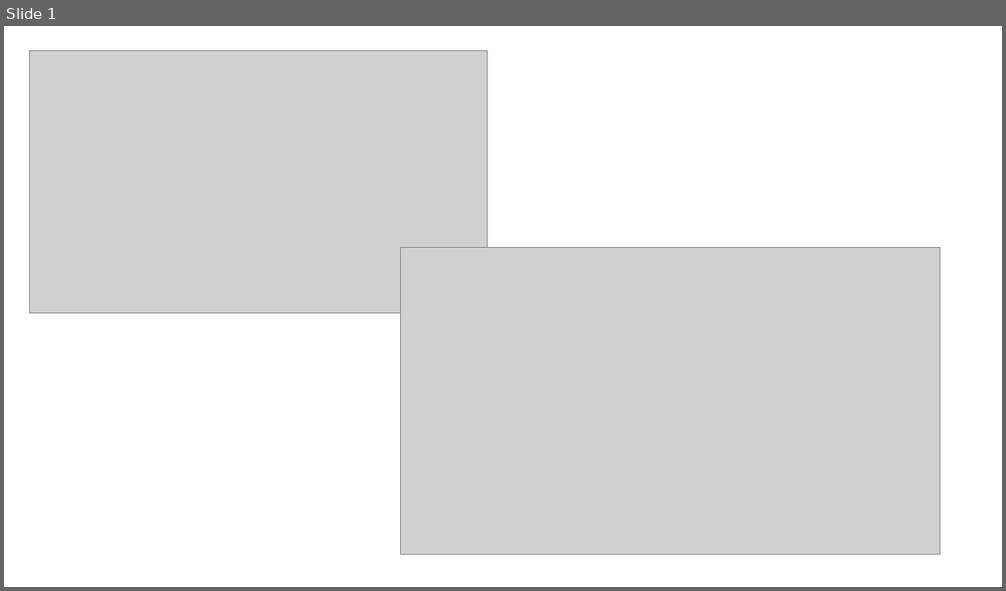
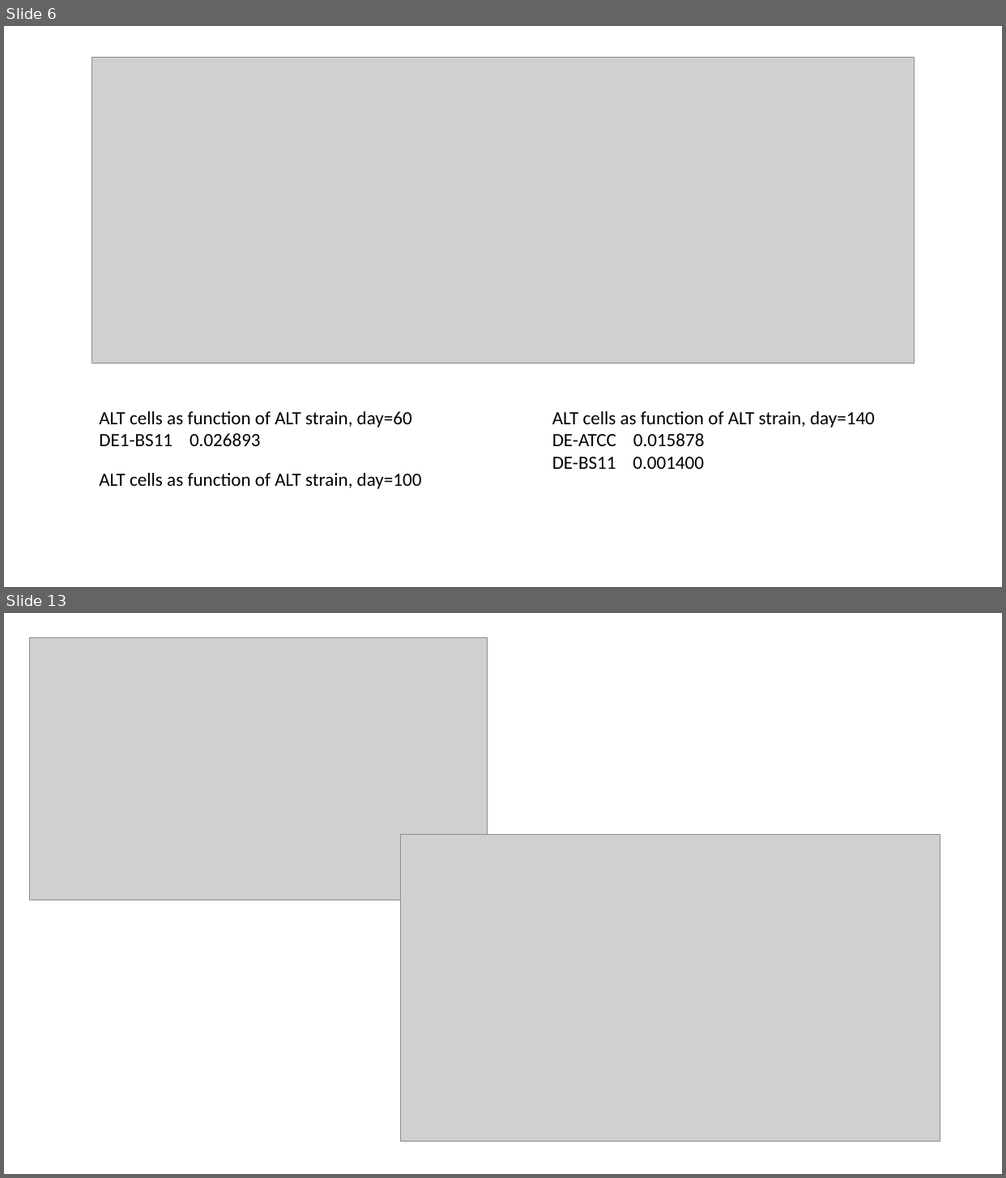
Before and after one commit to wosnat/ccpa, a slide deck: ccpa pro vs fl and capacity.pptx. Shown one above the other, each under a label of ours: slide 1 before the commit, slides 6 and 13 after it; the slides between them are not shown. The pictures are 1006x591 and 1006x1178 pixels, drawn with LibreOffice and Linux fonts; fonts in the diff are those of the drawing; grey boxes stand for pictures. Boxes give left, top, right and bottom in pixels: in the first picture for what was removed or moved away, otherwise in the second. Text is boxed around its words. In the diff, an @@ line names an element or a change of style, - is before the commit and + after.

```diff
--- a/ccpa pro vs fl and capacity.pptx
+++ b/ccpa pro vs fl and capacity.pptx
@@ slide 6 added at [4,26,1002,587], background #FFFFFF @@
@@ picture added at [91,57,914,363] @@
@@ text added at [99,412,412,446], 18 pt, text #000000 @@
+ALT cells as function of ALT strain, day=60
+DE1-BS11 0.026893
@@ text added at [552,412,875,469], 18 pt, text #000000 @@
+ALT cells as function of ALT strain, day=140
+DE-ATCC 0.015878
+DE-BS11 0.001400
@@ text added at [99,473,422,489], 18 pt, text #000000 @@
+ALT cells as function of ALT strain, day=100
@@ what was slide 1 is now slide 13 @@
```
Also in this commit, not shown: 11 other slides added, 1 slide removed, 5 other files.
